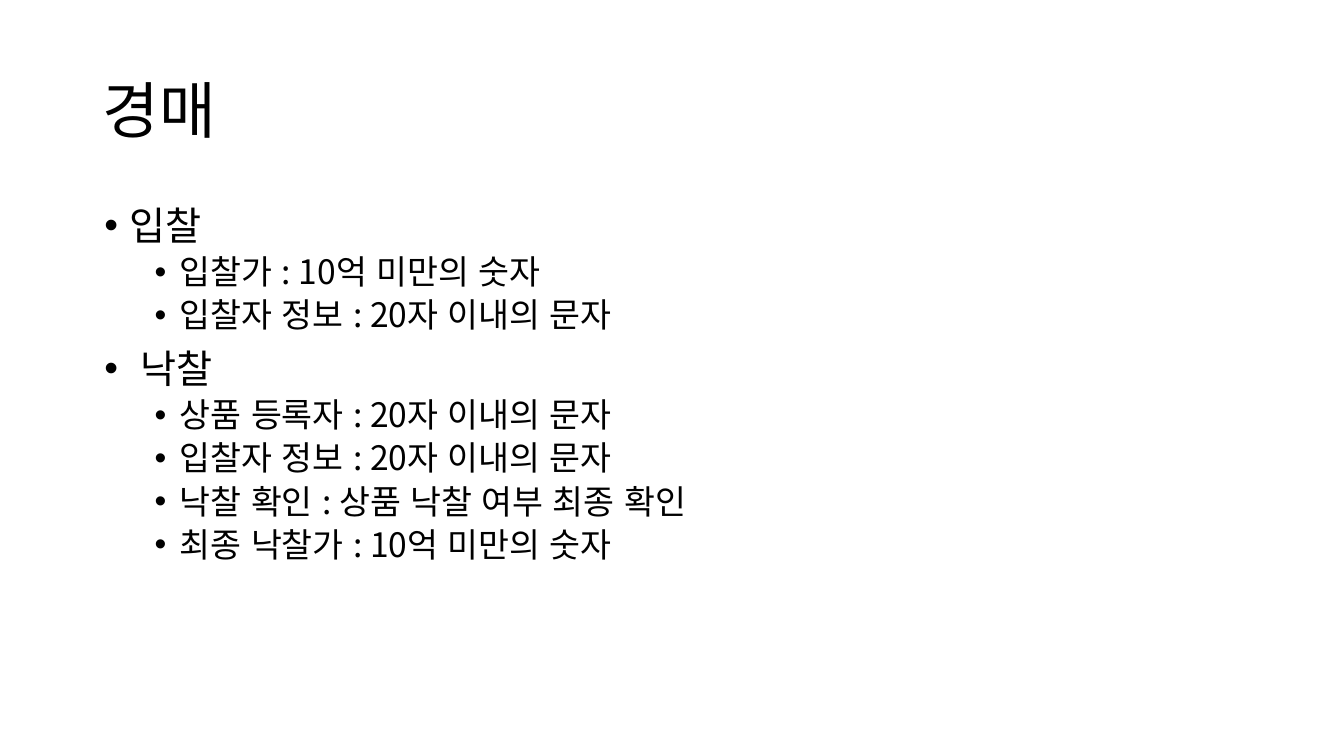
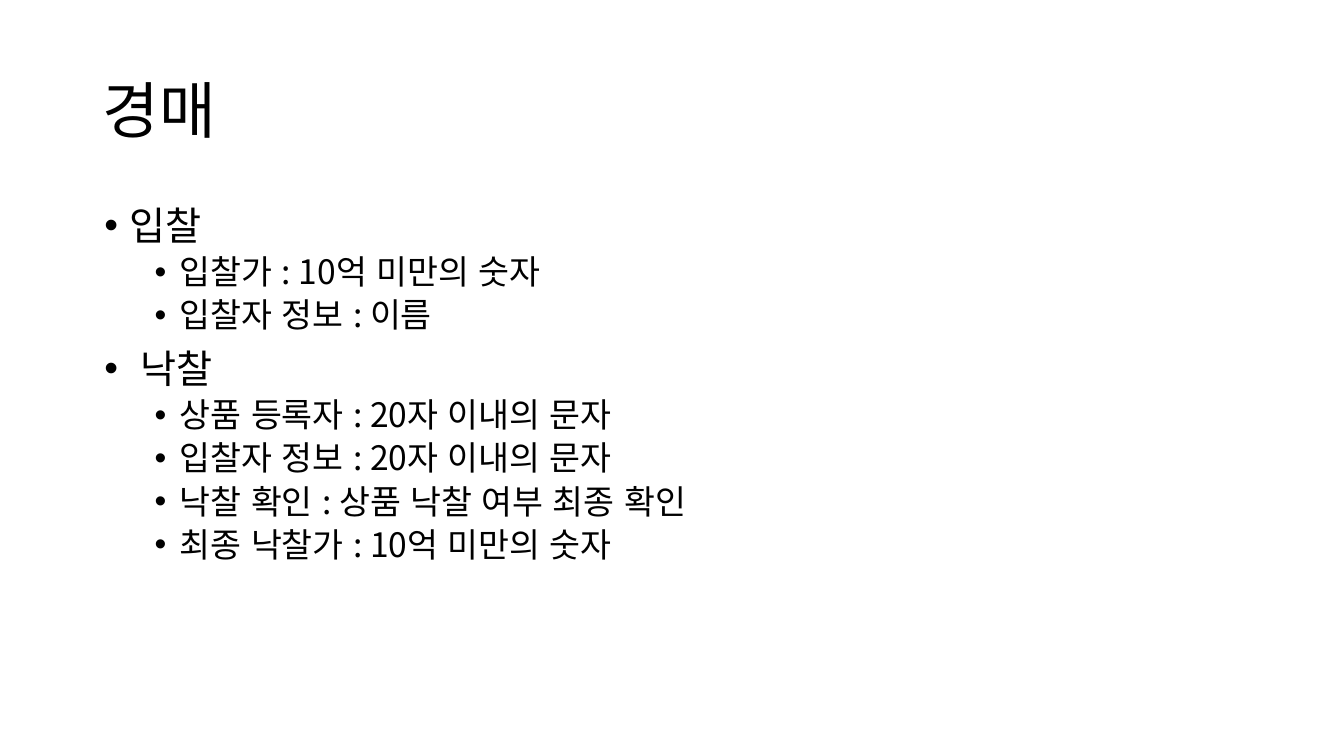
Before and after one commit to Singan/anabada-project, a slide deck: slide 7 of ppt/요구사항 명세서.pptx. Drawn at 1344x756 pixels with LibreOffice and Linux fonts; fonts in the diff are those of the drawing. Boxes give left, top, right and bottom in pixels: in the first picture for what was removed or moved away, otherwise in the second. Text is boxed around its words. In the diff, an @@ line names an element or a change of style, - is before the commit and + after.

```diff
--- a/ppt/요구사항 명세서.pptx
+++ b/ppt/요구사항 명세서.pptx
@@ text at [180,299,432,330]: text changed @@
-  • 입찰자 정보 : 20자 이내의 문자
+  • 입찰자 정보 : 이름
```
Also in this commit, not shown: 1 other slide changed, 2 other files.
